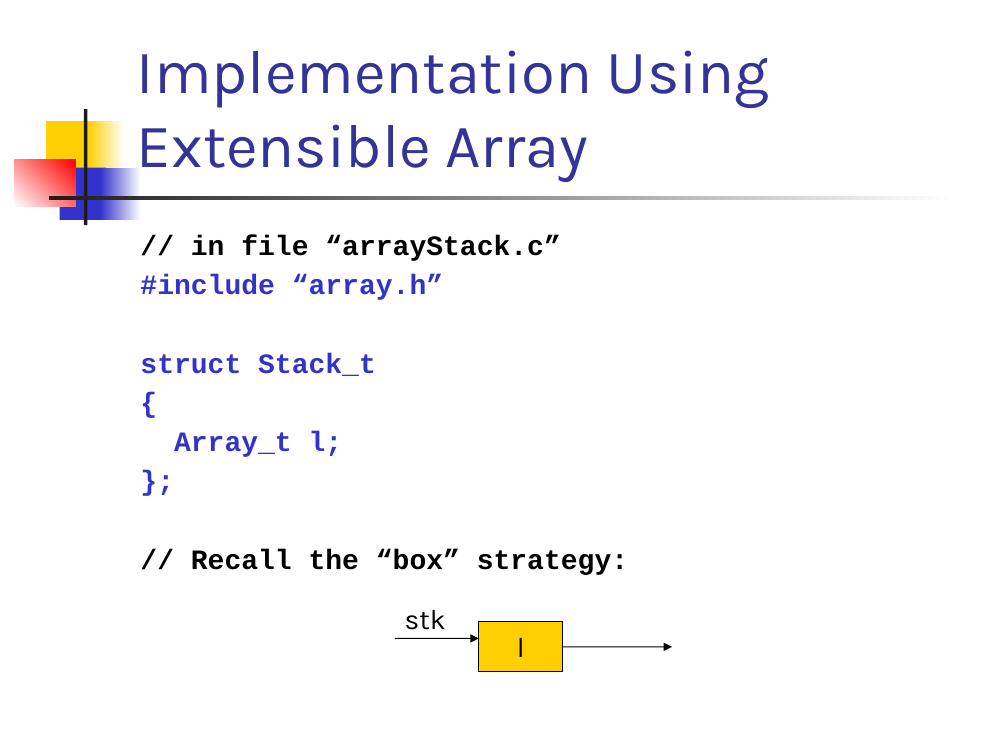
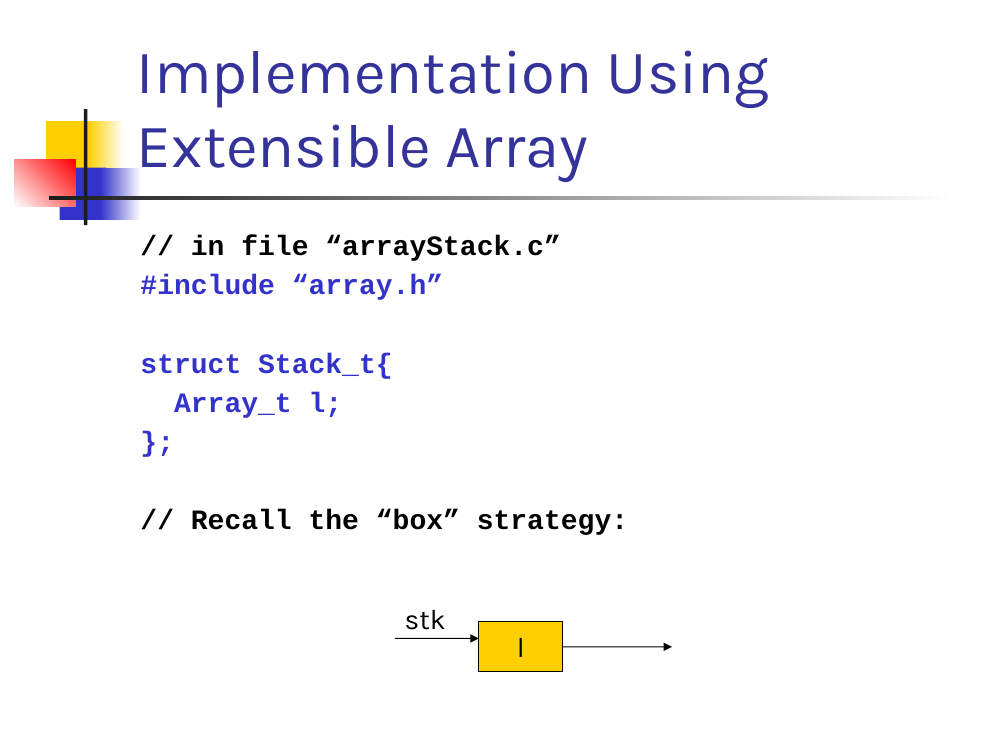
Before and after one commit to csslab-ustc/csslab-ustc.github.io, a slide deck: slide 5 of courses/sysprog/slides/lec15-stack.pptx. Drawn at 1008x756 pixels with LibreOffice and Linux fonts; fonts in the diff are those of the drawing. Boxes give left, top, right and bottom in pixels: in the first picture for what was removed or moved away, otherwise in the second. Text is boxed around its words. In the diff, an @@ line names an element or a change of style, - is before the commit and + after.

```diff
--- a/courses/sysprog/slides/lec15-stack.pptx
+++ b/courses/sysprog/slides/lec15-stack.pptx
@@ text at <box>140,353,393,379</box>: text changed @@
-struct Stack_t
-{
+struct Stack_t{
```
Also in this commit, not shown: 2 other slides changed.
